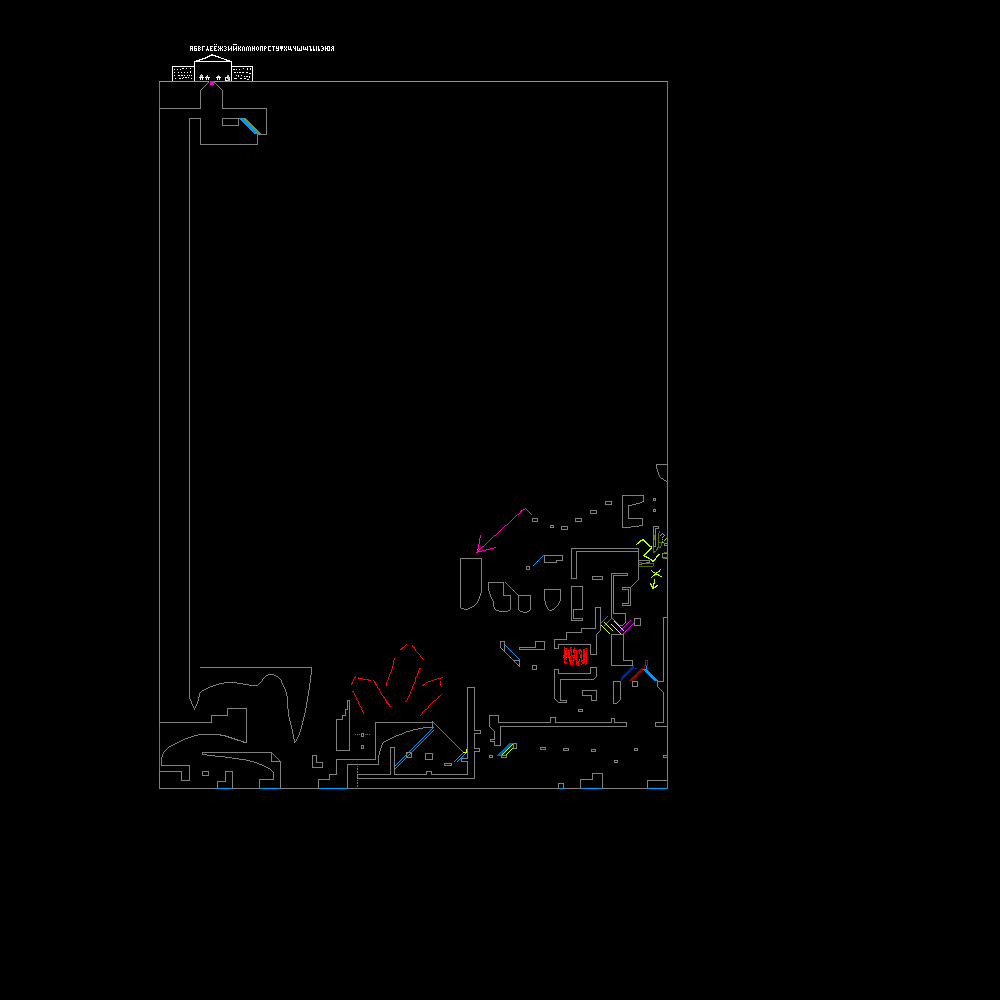
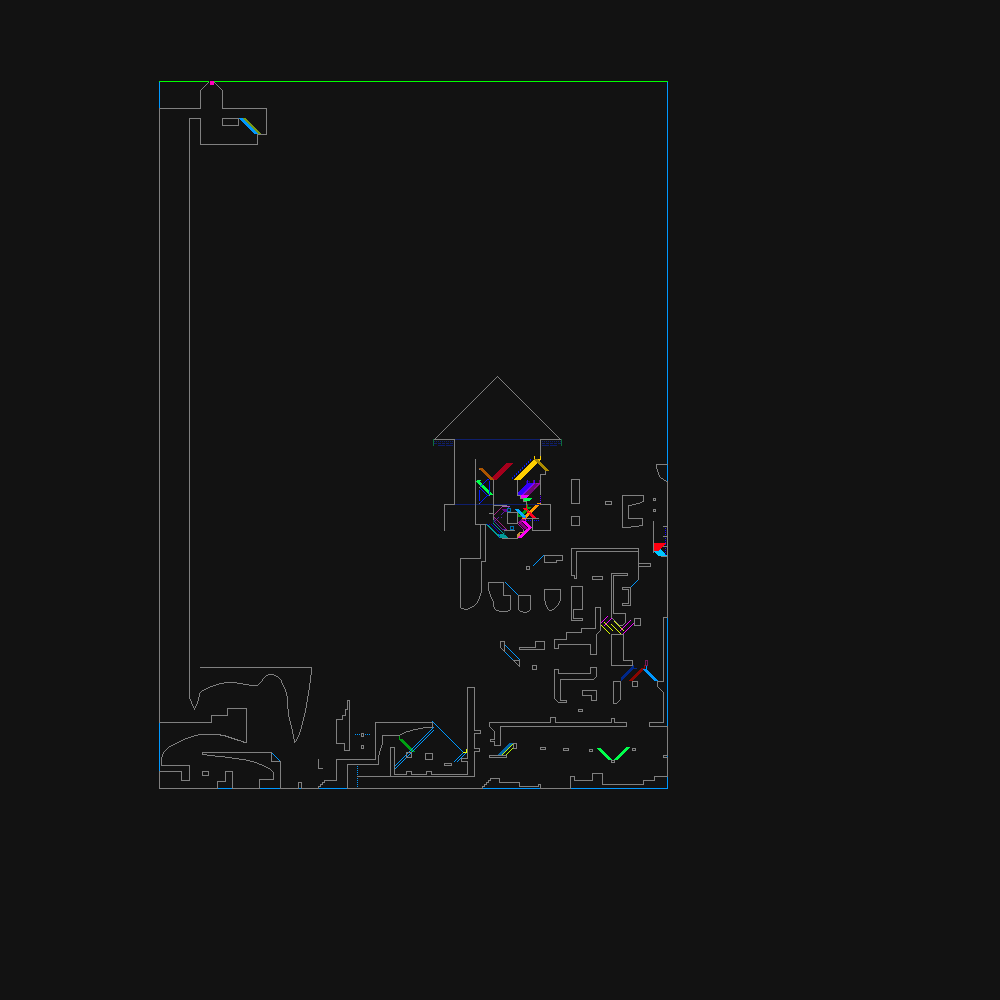
The second 1000×1000 image is a revision of the first. Changes to its layers:
painted on "collisions" over [128, 64, 704, 832]
painted on "triggers" over [128, 64, 704, 512]
painted on "gameplay_guidelines" over [128, 0, 704, 832]
hid "design_guidelines" over [128, 0, 640, 768]
painted on "background" over [0, 0, 1000, 1000]
